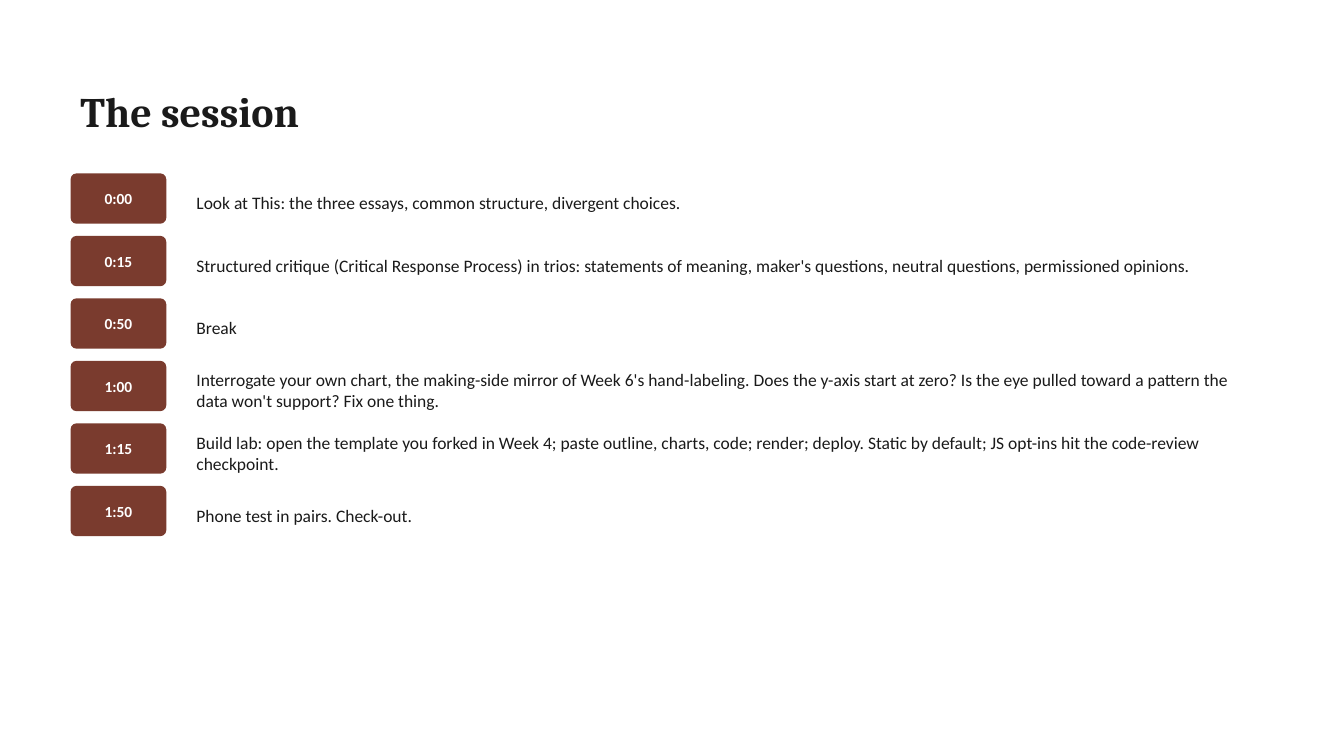
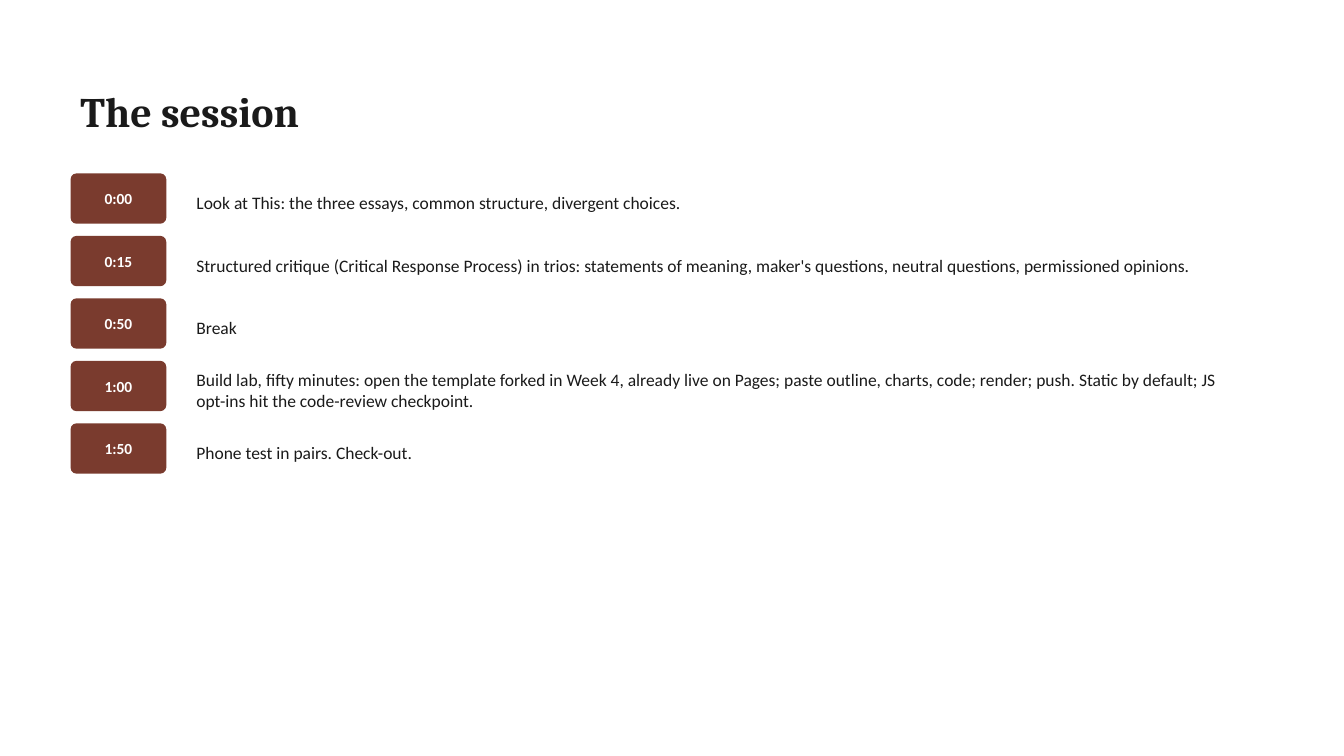
Before and after one commit to lucianli123/culture-as-data-2026, a slide deck: slide 7 of slides/pptx/week-09.pptx (slide 8 before the commit). Drawn at 1344x756 pixels with LibreOffice and Linux fonts; fonts in the diff are those of the drawing. Boxes give left, top, right and bottom in pixels: in the first picture for what was removed or moved away, otherwise in the second. Text is boxed around its words. In the diff, an @@ line names an element or a change of style, - is before the commit and + after.

```diff
--- a/slides/pptx/week-09.pptx
+++ b/slides/pptx/week-09.pptx
@@ text at [196, 374, 1216, 410]: text changed @@
-Interrogate your own chart, the making-side mirror of Week 6's hand-labeling. Does the y-axis start at zero? Is the eye pulled toward a pattern the data won't support? Fix one thing.
+Build lab, fifty minutes: open the template forked in Week 4, already live on Pages; paste outline, charts, code; render; push. Static by default; JS opt-ins hit the code-review checkpoint.
@@ text at [105, 444, 133, 454]: text changed @@
-1:15
+1:50
@@ text "Phone test in pairs. Check-out.": place and size @@
-text "Phone test in pairs. Check-out." at [196, 510, 412, 525]
+text "Phone test in pairs. Check-out." at [196, 447, 412, 462]
@@ text removed at [196, 437, 1199, 473] @@
-Build lab: open the template you forked in Week 4; paste outline, charts, code; render; deploy. Static by default; JS opt-ins hit the code-review checkpoint.
@@ rounded rectangle removed at [71, 486, 166, 536] @@
@@ text removed at [105, 507, 133, 517] @@
-1:50
```
Also in this commit, not shown: 2 other slides changed, 1 slide removed, 28 other files.
